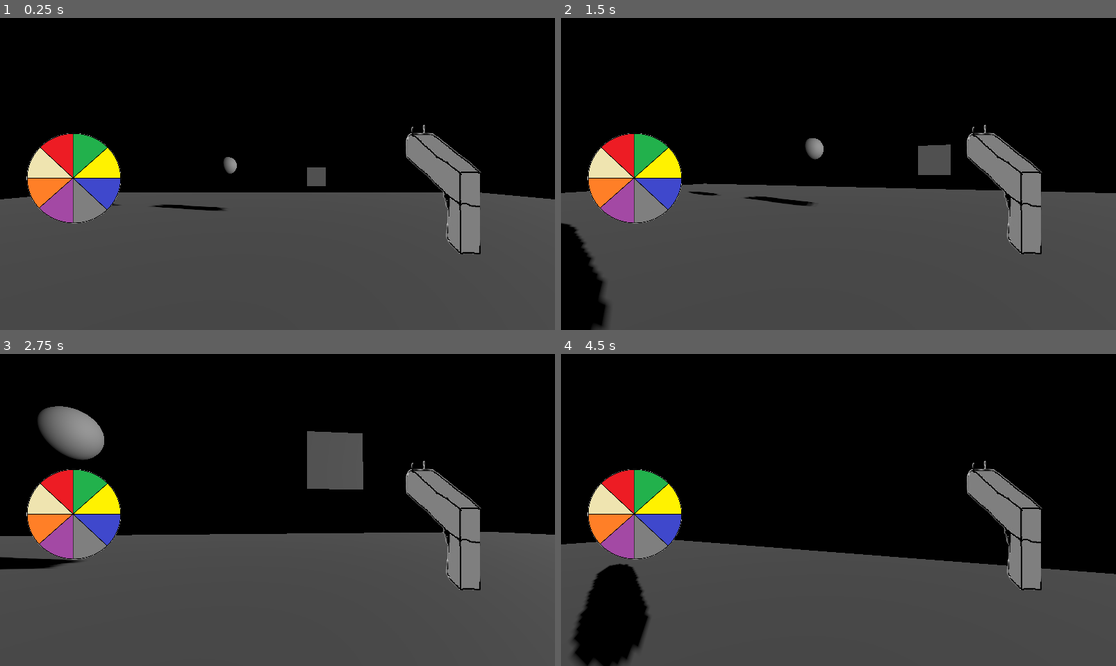
Above: before the commit, frames 1-4 (two rows, left to right).
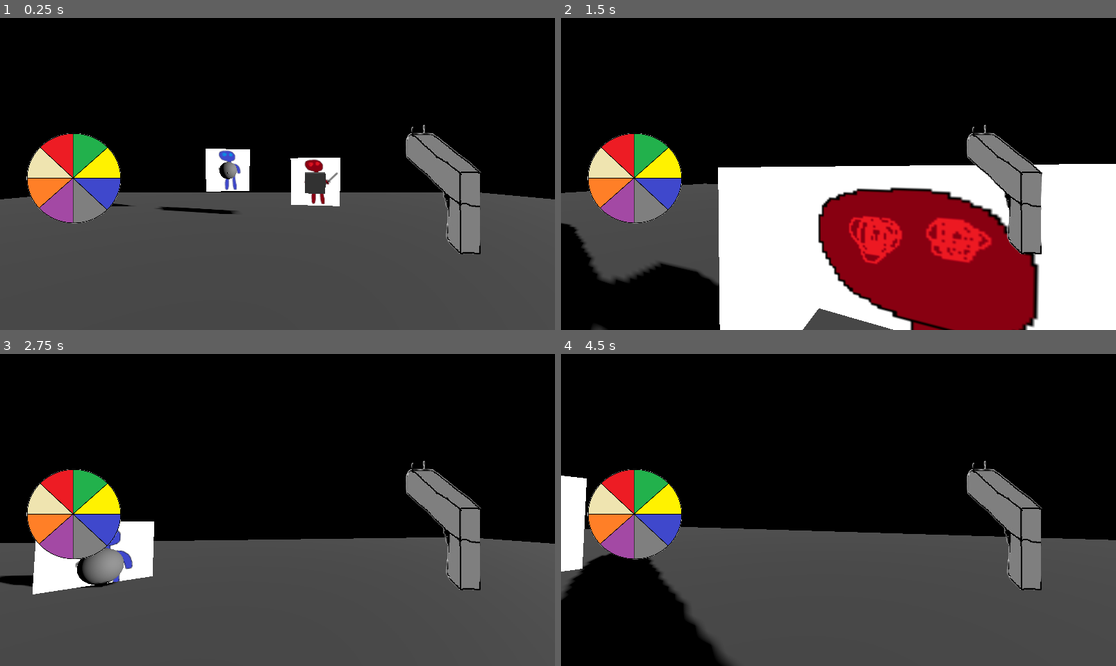
Above: after the commit, the same moments.

Repository: tbongiorno/juniper_game_jam
Game: Godot game, scene res://main.tscn
The game is run twice, just before and just after one commit, with the same random seed, the same clock (stepped at 60 frames per second) and the same inputs. The project has no main scene, so this scene is started directly.
Inputs (mouse positions are in pixels of both pictures, inside the frame that each line leads up to):
- Up to frame 1 (0.25 s): no input
- Up to frame 2 (1.5 s): tap Enter (ui_accept) at 0.5, 0.6 s; move the mouse to (866, 174) at 0.52 s; hold Up (ui_up) from 0.53 s (still down); tap Space (jump) at 0.77, 0.8, 1.07, 1.35 s; move the mouse to (810, 174) at 1.27 s
- Up to frame 3 (2.75 s): keep holding Up (ui_up); tap Space (jump) at 1.52, 1.82, 2.3 s; tap Enter (ui_accept) at 1.55, 2.1 s; move the mouse to (288, 503) at 2.02 s
- Up to frame 4 (4.5 s): keep holding Up (ui_up); move the mouse to (832, 516) at 2.77 s; tap Enter (ui_accept) at 2.85, 4.35 s; tap Space (jump) at 3.02, 3.32, 3.6, 3.77, 4.07 s; move the mouse to (877, 513) at 3.52 s; move the mouse to (794, 506) at 4.27 s

The runs differ from the first frame. In frame 1, 2.6% of the frame differs, in the area x 20-62%, y 41-63%; in frame 2, 40%, in the area x 7-100%, y 38-100%; in frame 3, 8.0%; in frame 4, 11%.

Commit message:
enemy basic stuff

Diff:
--- /dev/null
+++ b/juniper-game/enemy_melee.gd
@@ -0,0 +1,39 @@
+extends CharacterBody3D
+
+var target = null
+var target_position = null
+
+const SPEED = 3.0
+const JUMP_VELOCITY = 4.5
+
+func _ready():
+	target = get_parent().get_node("player")
+
+
+func _process(delta):
+	target_position = target.global_position
+	look_at(target_position - Vector3(0, target_position.y, 0) + Vector3(0, 1, 0))
+	global_position = global_position.move_toward(target_position, delta * SPEED)
+
+
+func _physics_process(delta):
+	# Add the gravity.
+	if not is_on_floor():
+		velocity += get_gravity() * delta
+
+	# Handle jump.
+	#if Input.is_action_just_pressed("ui_accept") and is_on_floor():
+		#velocity.y = JUMP_VELOCITY
+
+	# Get the input direction and handle the movement/deceleration.
+	# As good practice, you should replace UI actions with custom gameplay actions.
+	var input_dir = Input.get_vector("ui_left", "ui_right", "ui_up", "ui_down")
+	var direction = (transform.basis * Vector3(input_dir.x, 0, input_dir.y)).normalized()
+	if direction:
+		velocity.x = direction.x * SPEED
+		velocity.z = direction.z * SPEED
+	else:
+		velocity.x = move_toward(velocity.x, 0, SPEED)
+		velocity.z = move_toward(velocity.z, 0, SPEED)
+
+	move_and_slide()
--- a/juniper-game/enemy_melee.tscn
+++ b/juniper-game/enemy_melee.tscn
@@ -1,13 +1,20 @@
 [gd_scene format=3 uid="uid://l8crj3u0t2v4"]
+
+[ext_resource type="Script" uid="uid://bojg5iayfr2ip" path="res://enemy_melee.gd" id="1_qa0bm"]
+[ext_resource type="Texture2D" uid="uid://cma4cspejdaqx" path="res://images/melee_sprite.png" id="2_et1yx"]
 
 [sub_resource type="BoxMesh" id="BoxMesh_bu0v1"]
 
 [sub_resource type="BoxShape3D" id="BoxShape3D_2sfwx"]
 
 [node name="enemy_melee" type="CharacterBody3D" unique_id=1775977917]
+script = ExtResource("1_qa0bm")
 
 [node name="MeshInstance3D" type="MeshInstance3D" parent="." unique_id=472083057]
 mesh = SubResource("BoxMesh_bu0v1")
 
 [node name="CollisionShape3D" type="CollisionShape3D" parent="." unique_id=853792389]
 shape = SubResource("BoxShape3D_2sfwx")
+
+[node name="Sprite3D" type="Sprite3D" parent="." unique_id=1882234126]
+texture = ExtResource("2_et1yx")
--- /dev/null
+++ b/juniper-game/enemy_ranged.gd
@@ -0,0 +1,52 @@
+extends CharacterBody3D
+
+var target = null
+var target_position = null
+
+const SPEED = 5.0
+const JUMP_VELOCITY = 4.5
+
+func _ready():
+	target = get_parent().get_node("player")
+
+func _process(_delta):
+	target_position = target.global_position
+	look_at(target_position - Vector3(0, target_position.y, 0) + Vector3(0, 1, 0))
+
+func _physics_process(delta):
+	# Add the gravity.
+	if not is_on_floor():
+		velocity += get_gravity() * delta
+
+	# Handle jump.
+	#if Input.is_action_just_pressed("ui_accept") and is_on_floor():
+		#velocity.y = JUMP_VELOCITY
+
+	# Get the input direction and handle the movement/deceleration.
+	# As good practice, you should replace UI actions with custom gameplay actions.
+	#var input_dir = Input.get_vector("ui_left", "ui_right", "ui_up", "ui_down")
+	#var direction = (transform.basis * Vector3(target.global_position.x, 0, target.global_position.y)).normalized()
+	#print(direction)
+	#if direction:
+		#velocity.x = direction.x * SPEED
+		#velocity.z = direction.z * SPEED
+	#else:
+		#velocity.x = move_toward(velocity.x, 0, SPEED)
+		#velocity.z = move_toward(velocity.z, 0, SPEED)
+
+	move_and_slide()
+
+
+func _on_shot_timer_timeout():
+	$bullet.global_position = Vector3(0, 0, -1)
+	await get_tree().create_timer(2).timeout
+	print("FIRED")
+	#$bullet.global_position.move_toward(target_position, SPEED)
+	$bullet.global_position = target_position
+
+	$shotTimer.start()
+
+
+func _on_bullet_body_entered(body):
+	if body.name == "player":
+		print("SHOT")
--- a/juniper-game/enemy_ranged.tscn
+++ b/juniper-game/enemy_ranged.tscn
@@ -1,13 +1,41 @@
 [gd_scene format=3 uid="uid://bywnwciaeboc"]
+
+[ext_resource type="Script" uid="uid://fcrr0tw25xv" path="res://enemy_ranged.gd" id="1_be1o7"]
+[ext_resource type="Texture2D" uid="uid://4akts77nc7xa" path="res://images/ranged_sprite.png" id="2_uxmp5"]
 
 [sub_resource type="SphereMesh" id="SphereMesh_8f0ux"]
 
 [sub_resource type="SphereShape3D" id="SphereShape3D_be1o7"]
 
+[sub_resource type="CapsuleShape3D" id="CapsuleShape3D_uxmp5"]
+
+[sub_resource type="CapsuleMesh" id="CapsuleMesh_emokg"]
+
 [node name="enemy_ranged" type="CharacterBody3D" unique_id=1433515235]
+script = ExtResource("1_be1o7")
 
 [node name="MeshInstance3D" type="MeshInstance3D" parent="." unique_id=1483421310]
 mesh = SubResource("SphereMesh_8f0ux")
 
 [node name="CollisionShape3D" type="CollisionShape3D" parent="." unique_id=2063073997]
 shape = SubResource("SphereShape3D_be1o7")
+
+[node name="Sprite3D" type="Sprite3D" parent="." unique_id=352812898]
+texture = ExtResource("2_uxmp5")
+
+[node name="bullet" type="Area3D" parent="." unique_id=1728246226]
+transform = Transform3D(1, 0, 0, 0, 1, 0, 0, 0, 1, 0, 0, -1)
+
+[node name="CollisionShape3D2" type="CollisionShape3D" parent="bullet" unique_id=1455137256]
+transform = Transform3D(0.1, 0, 0, 0, -4.371139e-09, -0.1, 0, 0.1, -4.371139e-09, 0, 0, 0)
+shape = SubResource("CapsuleShape3D_uxmp5")
+
+[node name="MeshInstance3D" type="MeshInstance3D" parent="bullet" unique_id=973644567]
+transform = Transform3D(0.1, 0, 0, 0, -4.371139e-09, -0.1, 0, 0.1, -4.371139e-09, 0, 0, 0)
+mesh = SubResource("CapsuleMesh_emokg")
+
+[node name="shotTimer" type="Timer" parent="." unique_id=1269683126]
+autostart = true
+
+[connection signal="body_entered" from="bullet" to="." method="_on_bullet_body_entered"]
+[connection signal="timeout" from="shotTimer" to="." method="_on_shot_timer_timeout"]
Not shown, added: juniper-game/enemy_melee.gd.uid
Not shown, added: juniper-game/enemy_ranged.gd.uid
Binary file added: juniper-game/images/melee_sprite.png
Not shown, added: juniper-game/images/melee_sprite.png.import
Binary file added: juniper-game/images/ranged_sprite.png
Not shown, added: juniper-game/images/ranged_sprite.png.import
